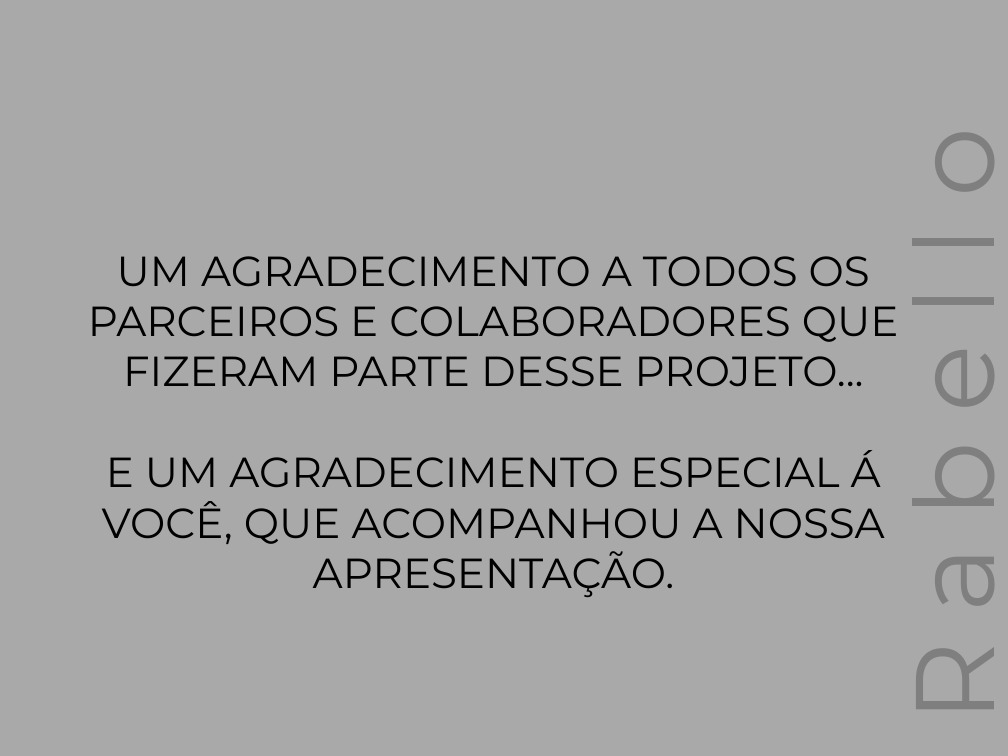
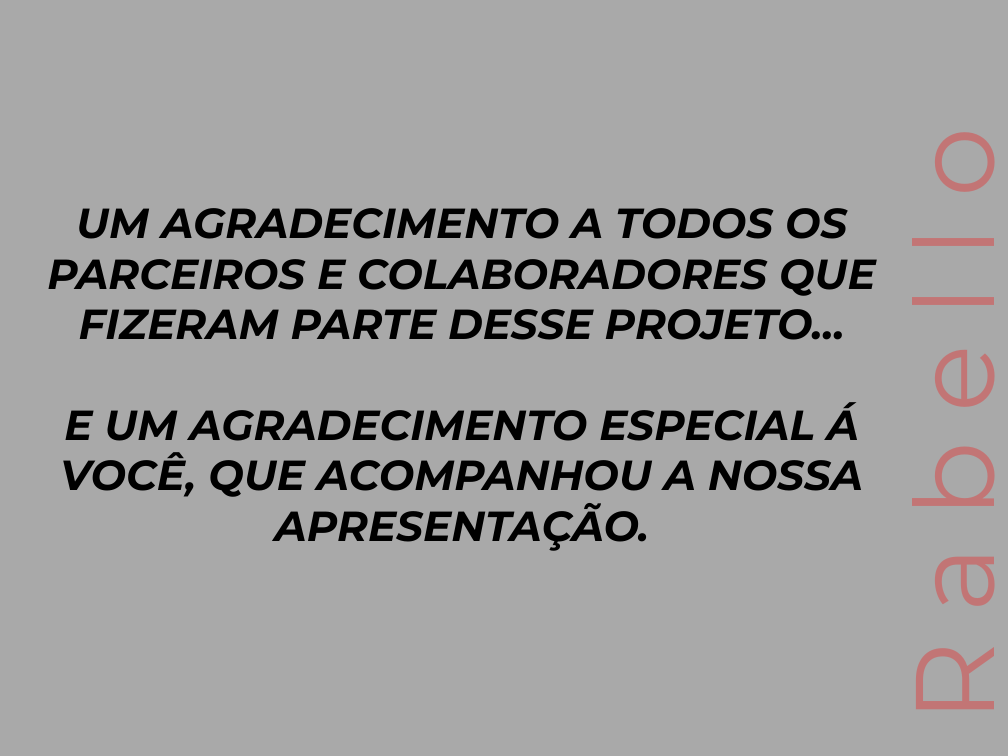
Before and after one commit to IsmaelMoura/projeto-integrador-senac, a slide deck: slide 6 of Apresentação_Rabello.pptx (slide 5 before the commit). Drawn at 1008x756 pixels with LibreOffice and Linux fonts; fonts in the diff are those of the drawing; background and template pictures are left out. Boxes give left, top, right and bottom in pixels: in the first picture for what was removed or moved away, otherwise in the second. Text is boxed around its words. In the diff, an @@ line names an element or a change of style, - is before the commit and + after.

```diff
--- a/Apresentação_Rabello.pptx
+++ b/Apresentação_Rabello.pptx
@@ text "R a b e l ..." at [871,297,1008,305]: text colour #201F1F at 29% opacity to #FF0000 at 29% opacity @@
@@ text "UM AGRADECIMENTO A TODOS OS ...": place and size @@
-text "UM AGRADECIMENTO A TODOS OS ..." at [88,256,899,597]
+text "UM AGRADECIMENTO A TODOS OS ..." at [47,208,876,551]
@@ text "UM AGRADECIMENTO A TODOS OS ..." at [47,208,876,551]: bold on, italic on @@
```
Also in this commit, not shown: 3 other slides changed, 1 slide added.
